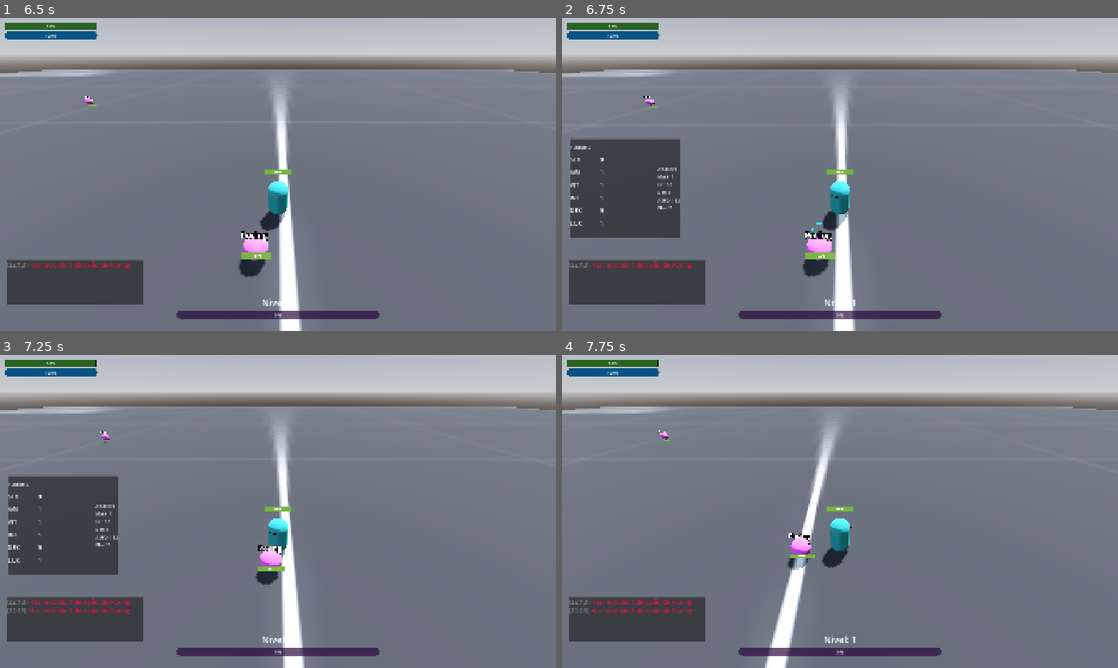
Above: before the commit, frames 1-4 (two rows, left to right).
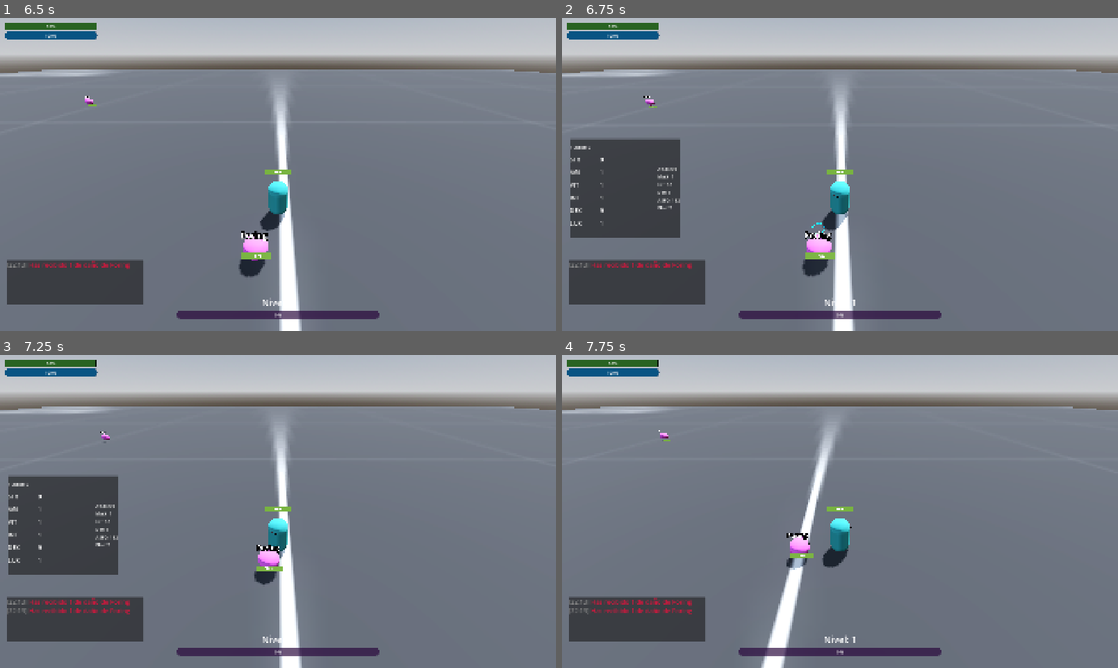
Above: after the commit, the same moments.

Repository: emarose/cameraAndMovement
Game: Godot game, scene res://world.tscn
The game is run twice, just before and just after one commit, with the same random seed, the same clock (stepped at 60 frames per second) and the same inputs.
Inputs (mouse positions are in pixels of both pictures, inside the frame that each line leads up to):
- Up to frame 1 (6.5 s): tap Enter at 0.5 s; move the mouse to (250, 237) at 0.52 s; hold C (toggle_stats) 0.53-1.28 s; click (250, 237) at 0.67 s; move the mouse to (444, 221) at 1.27 s; tap C (toggle_stats) every 1.5 s from 1.35 to 5.85 s; click (444, 221) at 1.42 s; move the mouse to (111, 127) at 2.02 s; hold C (toggle_stats) 2.03-2.78 s; click (111, 127) at 2.17 s; move the mouse to (305, 174) at 2.77 s; click (305, 174) at 2.92 s; move the mouse to (194, 96) at 3.52 s; hold C (toggle_stats) 3.53-4.28 s; click (194, 96) at 3.67 s; move the mouse to (400, 158) at 4.27 s; click (400, 158) at 4.42 s; move the mouse to (166, 190) at 5.02 s; hold C (toggle_stats) 5.03-5.78 s; click (166, 190) at 5.17 s; move the mouse to (333, 105) at 5.77 s; click (333, 105) at 5.92 s
- Up to frame 2 (6.75 s): move the mouse to (812, 237) at 6.52 s; hold C (toggle_stats) from 6.53 s (still down); click (812, 237) at 6.67 s
- Up to frame 3 (7.25 s): keep holding C (toggle_stats)
- Up to frame 4 (7.75 s): move the mouse to (1006, 558) at 7.27 s; release C (toggle_stats) at 7.28 s; tap C (toggle_stats) at 7.35 s; click (1006, 558) at 7.42 s

Frame 1 is identical in both runs. In frame 2, 0.3% of the frame differs, in the area x 16-53%, y 28-100%; in frame 3, 1.0%; in frame 4, 1.0%, in the area x 17-52%, y 24-100%.

Commit message:
FIX: normal attack

Diff:
--- a/scripts/player.gd
+++ b/scripts/player.gd
@@ -99,19 +99,8 @@
 	# 2. PROCESAMIENTO DE INPUT (Solo si NO hay skill armada)
 	# Encapsulamos toda la lógica de "decidir a dónde ir" dentro de este if
 	if is_clicking and not skill_component.armed_skill:
-
-		if current_target_enemy and is_instance_valid(current_target_enemy):
-			# Lógica de seguimiento de enemigo
-			var dist = global_position.distance_to(current_target_enemy.global_position)
-			if dist > attack_range:
-				nav_agent.target_position = current_target_enemy.global_position
-			else:
-				nav_agent.target_position = global_position
-		else:
-
-			# Lógica de movimiento libre (suelo)
-			# Asumo que _process_continuous_interaction o move_to_mouse_position hacen esto
-			move_to_mouse_position()
+		# Usamos la lógica centralizada (click sostenido ataca y mueve)
+		_process_continuous_interaction()
 
 	# Nota: Si skill_component.armed_skill es TRUE, el código salta todo el bloque anterior.
 	# Por lo tanto, no se llama a nav_agent.set_target_position.
@@ -162,7 +151,6 @@
 # --- FUNCIONES AUXILIARES DE MOVIMIENTO ---
 
 func handle_click_interaction():
-	print("handle_click_interaction skill_component.armed_skill",skill_component.armed_skill)
 	if skill_component.armed_skill:
 		return
 
@@ -257,6 +245,9 @@
 	if not enemy or not is_instance_valid(enemy):
 		return
 
+	# Marcar el estado de ataque para bloquear input/movimiento durante la animación
+	is_attacking = true
+
 	# Bloqueo de movimiento mientras atacamos
 	nav_agent.target_position = global_position
 	velocity = Vector3.ZERO
@@ -285,9 +276,8 @@
 		await get_tree().create_timer(stats.get_attack_speed()).timeout
 		can_attack_player = true
 
-	# Al finalizar el ataque, si el jugador no mantiene click, liberamos is_attacking
-	if not is_clicking:
-		is_attacking = false
+	# Liberar estado de ataque al finalizar el ciclo (permite atacar en hold)
+	is_attacking = false
 
 func _on_player_hit(new_health):
 	if has_node("HealthBar3D") and has_node("HealthComponent"):
--- a/world.tscn
+++ b/world.tscn
@@ -54,7 +54,6 @@
 [node name="Player" parent="." instance=ExtResource("3_tlwt5")]
 transform = Transform3D(1, 0, 0, 0, 1, 0, 0, 0, 1, 0.1590004, 1, 0.51211166)
 speed = 8.0
-attack_range = 1.5
 click_indicator_path = NodePath("../ClickIndicator")
 skill_1 = ExtResource("3_wse8f")
 
